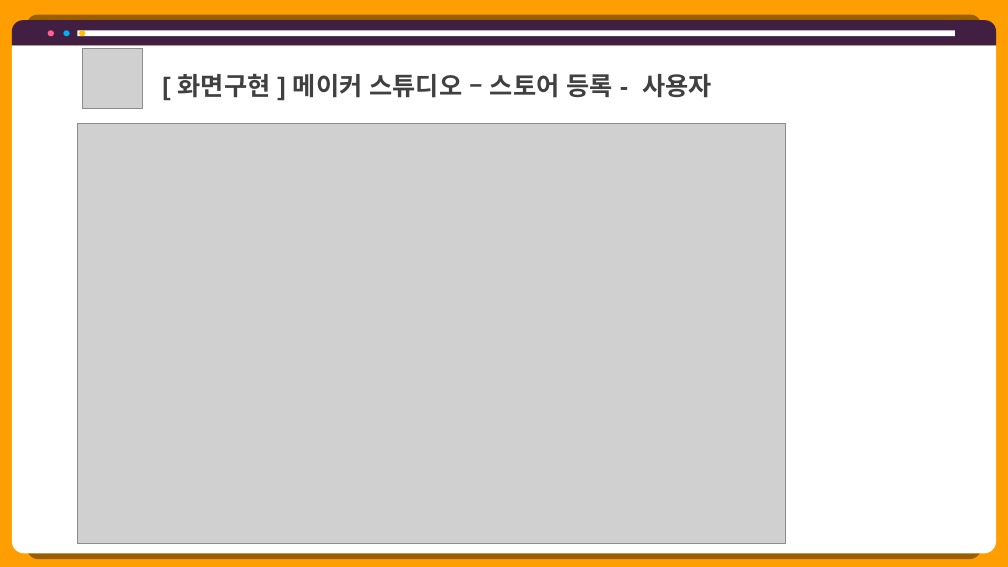
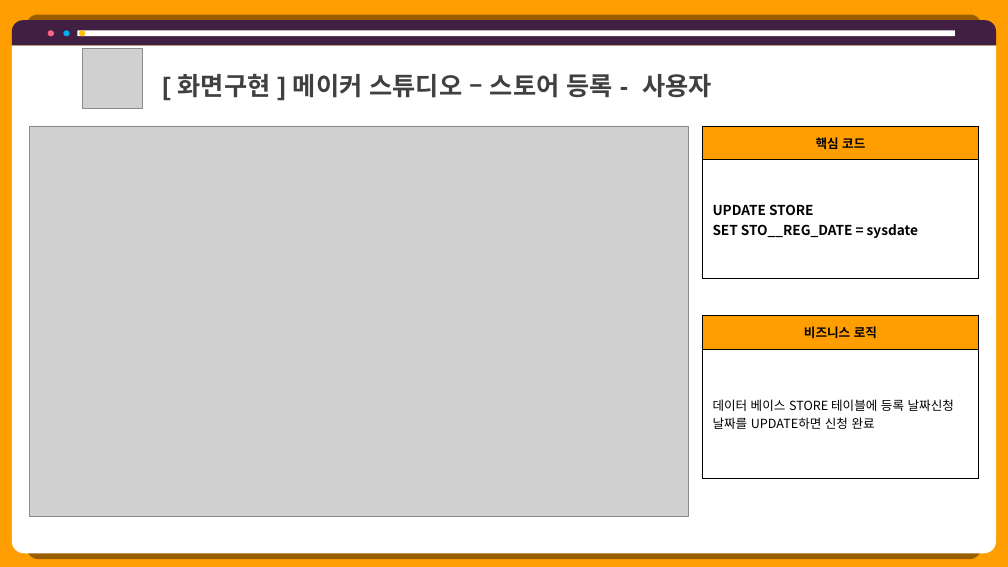
Before and after one commit to hhsw07/ezen-academy-projects, a slide deck: slide 40 of 0 발표용 파워포인트/project06 - 파워포인트 종합 - 현태.pptx (slide 44 before the commit). Drawn at 1008x567 pixels with LibreOffice and Linux fonts; fonts in the diff are those of the drawing; grey boxes stand for pictures. Boxes give left, top, right and bottom in pixels: in the first picture for what was removed or moved away, otherwise in the second. Text is boxed around its words. In the diff, an @@ line names an element or a change of style, - is before the commit and + after.

```diff
--- a/0 발표용 파워포인트/project06 - 파워포인트 종합 - 현태.pptx
+++ b/0 발표용 파워포인트/project06 - 파워포인트 종합 - 현태.pptx
@@ picture: place and size @@
-picture at (77,123,786,544)
+picture at (29,126,688,517)
@@ table added at (702,126,979,279), 2 rows, 1 columns @@
+핵심 코드
+UPDATE STORE / SET STO__REG_DATE = sysdate
@@ table added at (702,315,979,479), 2 rows, 1 columns @@
+비즈니스 로직
+데이터 베이스 STORE 테이블에 등록 날짜신청 날짜를 UPDATE하면 신청 완료
```
Also in this commit, not shown: 37 other slides changed, 1 slide added, 6 slides removed, 14 other files.
